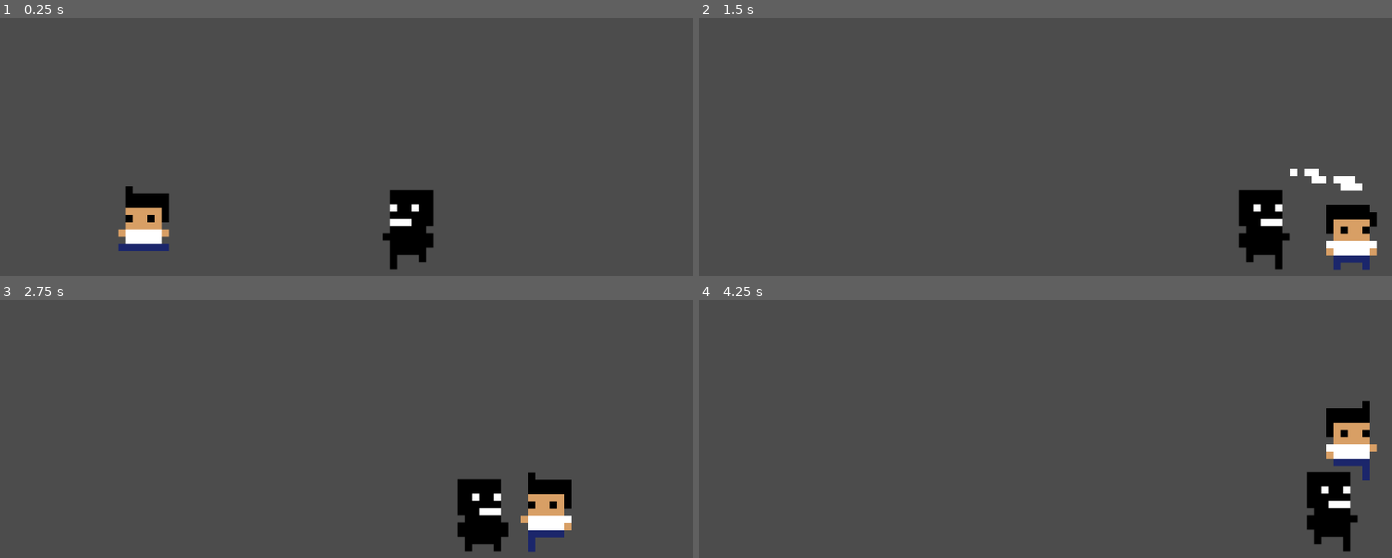
Above: before the commit, frames 1-4 (two rows, left to right).
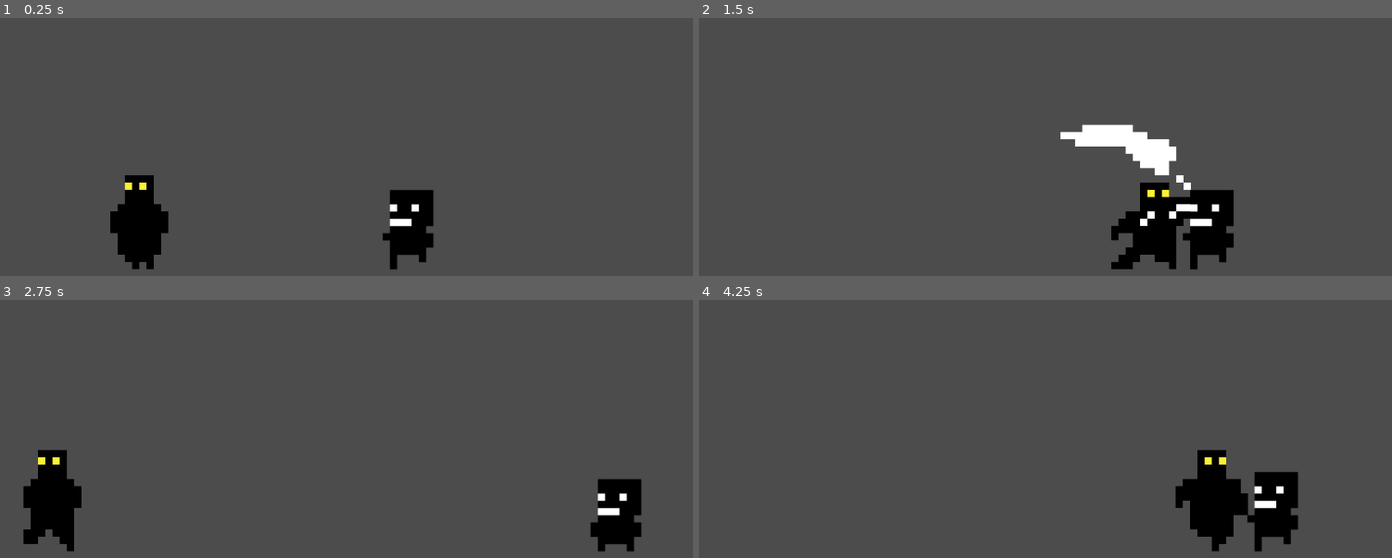
Above: after the commit, the same moments.

Repository: renzoventura/Shade
Game: Godot game, scene res://Scenes/Level/TemplateLevel.tscn
Two runs of this game, one before a commit and one after it. Both use one fixed random seed, a clock stepped at 60 frames per second and the inputs below.
Inputs:
- Up to frame 1 (0.25 s): no input
- Up to frame 2 (1.5 s): hold D (right) from 0.53 s (still down); tap , (attack) at 0.6, 1.35 s; tap W (jump) at 0.77 s
- Up to frame 3 (2.75 s): tap W (jump) at 1.52 s; release D (right) at 2.03 s; hold A (left) from 2.03 s (still down); tap Shift (dash) at 2.1 s; tap , (attack) at 2.3 s
- Up to frame 4 (4.25 s): release A (left) at 2.78 s; hold D (right) from 2.78 s (still down); tap , (attack) at 2.85, 3.6 s; tap W (jump) at 3.02, 3.77 s

The runs differ from the first frame. In frame 1, 1.9% of the frame differs, in the area x 15-25%, y 60-98%; in frame 2, 9.1%, in the area x 52-98%, y 41-98%; in frame 3, 7.0%; in frame 4, 7.2%.

Commit message:
Use new animation based on character sprite sheet

Diff:
--- a/Scenes/Player/Player.gd
+++ b/Scenes/Player/Player.gd
@@ -21,6 +21,8 @@
 
 var is_facing_right
 
+onready var newSprite = $Sprite/AnimationPlayer
+
 func ready():
 	is_facing_right = true;
 	leftAttackArea.set_collision_mask_bit(2, false)
@@ -28,14 +30,16 @@
 
 # warning-ignore:unused_argument
 func _process(delta):
-	print(is_facing_right)
+
 	apply_gravity()
 	if not is_attacking:
 		walk()
+		newMove()
 		jump()
-		animate()
+#		animate()
 		attack()
 		dash()
+
 	move_and_slide(motion, motion_up)
 
 func walk():
@@ -63,7 +67,8 @@
 
 func attack():
 	if Input.is_action_just_pressed("attack"):
-		attackAnimate()
+#		attackAnimate()
+		newAttack()
 
 
 func animate():
@@ -95,3 +100,27 @@
 			motion.x += 10000
 		else:
 			motion.x -= 10000
+
+func newMove():
+	if is_facing_right:
+		$Sprite.flip_h = false
+	else:
+		$Sprite.flip_h = true
+	if motion.x != 0:
+		newSprite.play("walk")
+	else:
+		newSprite.play("idle")
+
+
+func newAttack():
+	print("new attack!!!s")
+	is_attacking = true
+	if(is_facing_right):
+		leftAttackAreaCollision.disabled = false
+	else:
+		rightAttackAreaCollision.disabled = false
+	newSprite.play("attack")
+	yield(get_node("Sprite/AnimationPlayer"), "animation_finished")
+	is_attacking = false
+	leftAttackAreaCollision.disabled = true
+	rightAttackAreaCollision.disabled = true
--- a/Scenes/Player/Player.tscn
+++ b/Scenes/Player/Player.tscn
@@ -1,10 +1,59 @@
-[gd_scene load_steps=5 format=2]
+[gd_scene load_steps=9 format=2]
 
 [ext_resource path="res://Scenes/Player/PlayerAnimation.tscn" type="PackedScene" id=1]
 [ext_resource path="res://Scenes/Player/Player.gd" type="Script" id=2]
+[ext_resource path="res://Assets/Player/sprite-Sheet.png" type="Texture" id=3]
 
 [sub_resource type="RectangleShape2D" id=1]
-extents = Vector2( 38.7332, 45.9868 )
+extents = Vector2( 38.9444, 65.9701 )
+
+[sub_resource type="Animation" id=5]
+resource_name = "attack"
+length = 0.35
+tracks/0/type = "value"
+tracks/0/path = NodePath(".:frame")
+tracks/0/interp = 1
+tracks/0/loop_wrap = true
+tracks/0/imported = false
+tracks/0/enabled = true
+tracks/0/keys = {
+"times": PoolRealArray( 0, 0.05, 0.1, 0.15, 0.2 ),
+"transitions": PoolRealArray( 1, 1, 1, 1, 1 ),
+"update": 1,
+"values": [ 12, 13, 14, 15, 16 ]
+}
+
+[sub_resource type="Animation" id=3]
+resource_name = "idle"
+tracks/0/type = "value"
+tracks/0/path = NodePath(".:frame")
+tracks/0/interp = 1
+tracks/0/loop_wrap = true
+tracks/0/imported = false
+tracks/0/enabled = true
+tracks/0/keys = {
+"times": PoolRealArray( 0 ),
+"transitions": PoolRealArray( 1 ),
+"update": 1,
+"values": [ 0 ]
+}
+
+[sub_resource type="Animation" id=4]
+resource_name = "walk"
+length = 0.4
+loop = true
+tracks/0/type = "value"
+tracks/0/path = NodePath(".:frame")
+tracks/0/interp = 1
+tracks/0/loop_wrap = true
+tracks/0/imported = false
+tracks/0/enabled = true
+tracks/0/keys = {
+"times": PoolRealArray( 0, 0.1, 0.2, 0.3, 0.4 ),
+"transitions": PoolRealArray( 1, 1, 1, 1, 1 ),
+"update": 1,
+"values": [ 7, 8, 9, 10, 11 ]
+}
 
 [sub_resource type="RectangleShape2D" id=2]
 extents = Vector2( 53.4169, 65.8811 )
@@ -14,14 +63,25 @@
 script = ExtResource( 2 )
 
 [node name="CollisionShape2D" type="CollisionShape2D" parent="."]
-visible = false
-position = Vector2( -3.23535, 2.9118 )
+position = Vector2( -4.20605, 33.6476 )
 shape = SubResource( 1 )
 
 [node name="Camera2D" type="Camera2D" parent="."]
 smoothing_enabled = true
 
+[node name="Sprite" type="Sprite" parent="."]
+texture = ExtResource( 3 )
+vframes = 3
+hframes = 6
+frame = 12
+
+[node name="AnimationPlayer" type="AnimationPlayer" parent="Sprite"]
+anims/attack = SubResource( 5 )
+anims/idle = SubResource( 3 )
+anims/walk = SubResource( 4 )
+
 [node name="PlayerAnimation" parent="." instance=ExtResource( 1 )]
+visible = false
 position = Vector2( 6.16013, 0.513336 )
 animation = "attack"
 flip_h = true
Binary file added: Assets/Player/sprite-Sheet.png
Not shown, added: Assets/Player/sprite-Sheet.png.import
